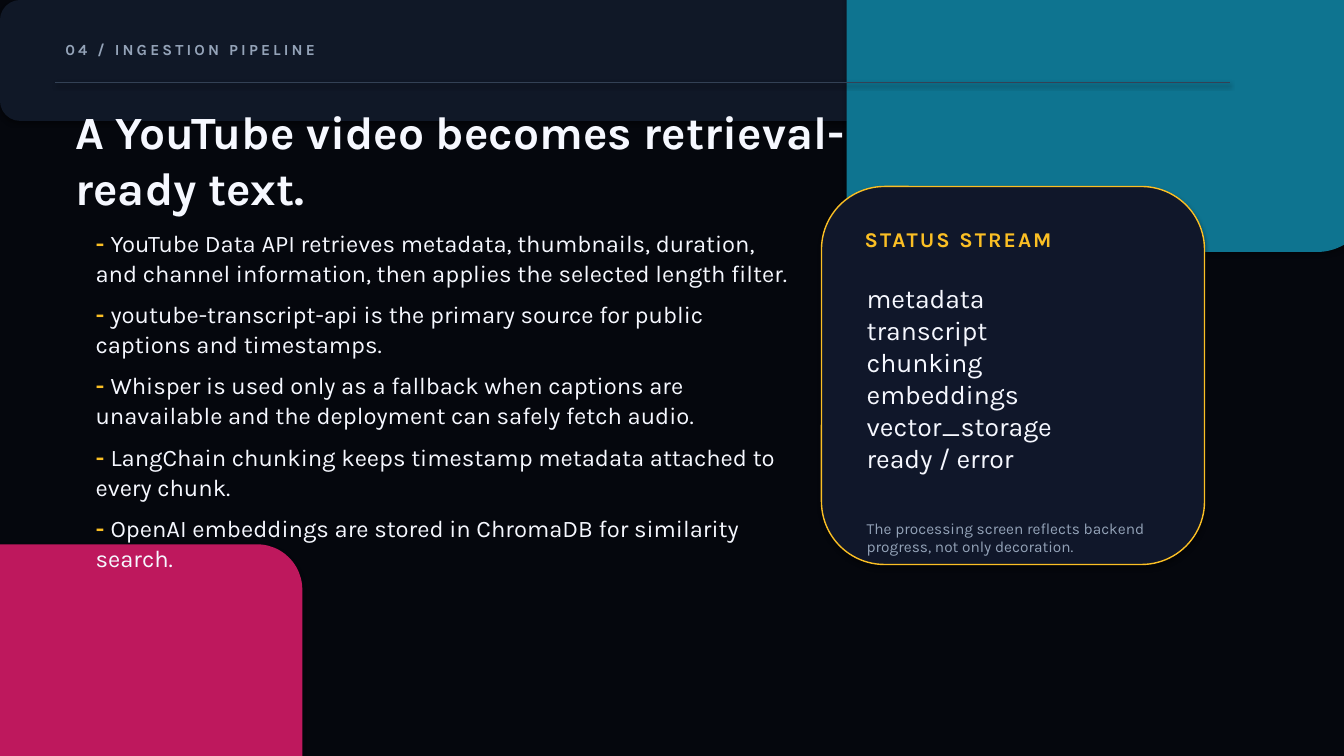
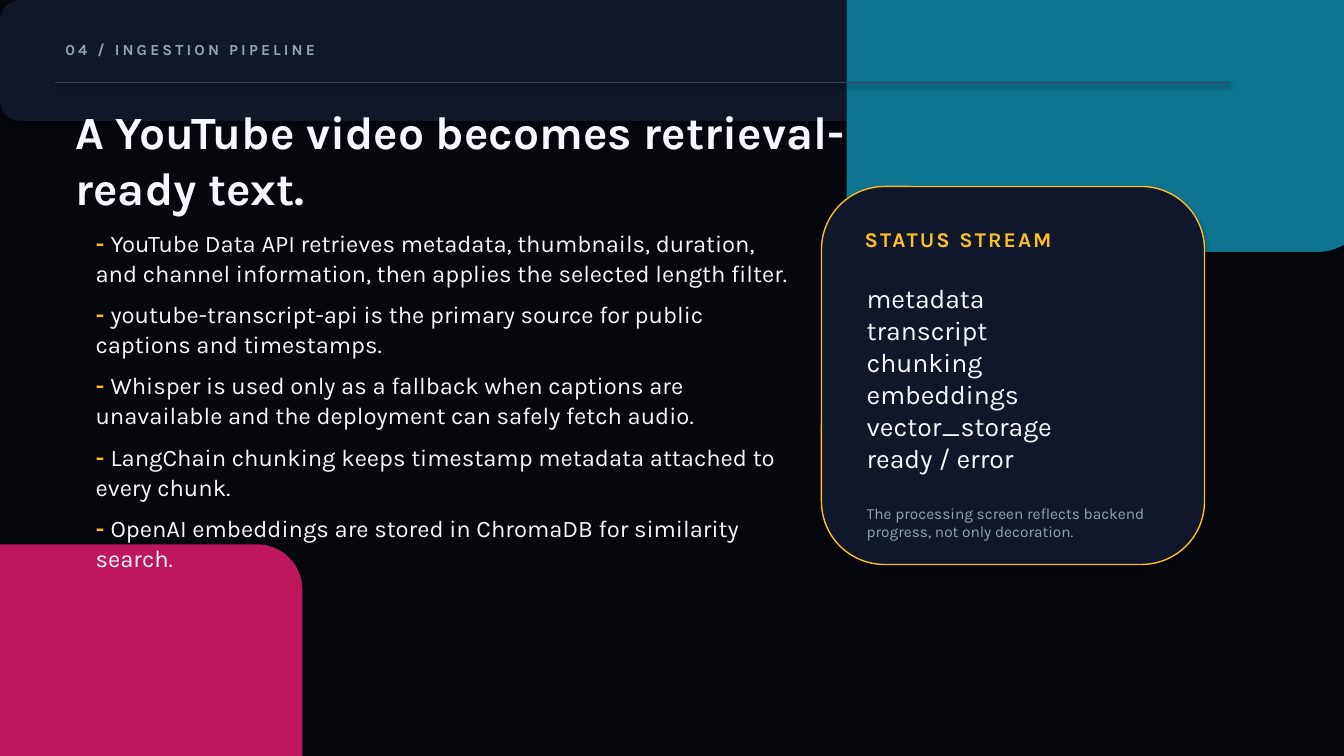
Before and after one commit to sabeurzarai/asktube-ai, a slide deck: slide 5 of docs/AskTube_AI_Presentation.pptx. Drawn at 1344x756 pixels with LibreOffice and Linux fonts; fonts in the diff are those of the drawing. Boxes give left, top, right and bottom in pixels: in the first picture for what was removed or moved away, otherwise in the second. Text is boxed around its words. In the diff, an @@ line names an element or a change of style, - is before the commit and + after.

```diff
--- a/docs/AskTube_AI_Presentation.pptx
+++ b/docs/AskTube_AI_Presentation.pptx
@@ text "The processing screen reflects backend ...": place and size @@
-text "The processing screen reflects backend ..." at <box>867,523,1145,556</box>
+text "The processing screen reflects backend ..." at <box>867,508,1145,541</box>
```
Also in this commit, not shown: 6 other slides changed, 1 other file.
